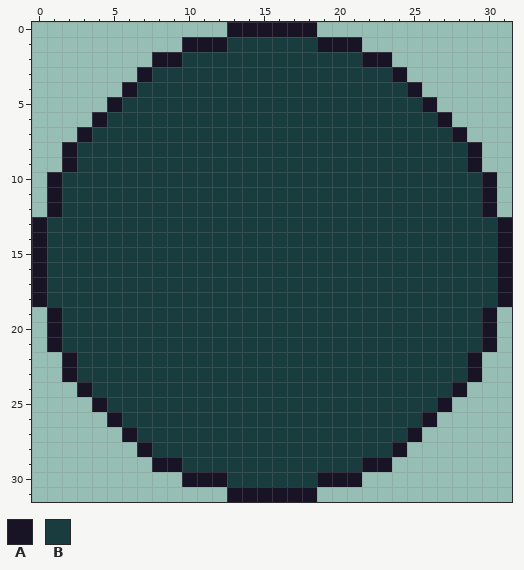
Pixel-art file -- Assets/Sprites/Donations/InputBackground.aseprite. The first picture shows the starting point.
32x32 pixels, 1 frame.
Palette (. is transparent): A #181425  B #193c3e
Pixels before, first column x 0:
 0 .............AAAAAA.............
 1 ..........AAABBBBBBAAA..........
 2 ........AABBBBBBBBBBBBAA........
 3 .......ABBBBBBBBBBBBBBBBA.......
 4 ......ABBBBBBBBBBBBBBBBBBA......
 5 .....ABBBBBBBBBBBBBBBBBBBBA.....
 6 ....ABBBBBBBBBBBBBBBBBBBBBBA....
 7 ...ABBBBBBBBBBBBBBBBBBBBBBBBA...
 8 ..ABBBBBBBBBBBBBBBBBBBBBBBBBBA..
 9 ..ABBBBBBBBBBBBBBBBBBBBBBBBBBA..
10 .ABBBBBBBBBBBBBBBBBBBBBBBBBBBBA.
11 .ABBBBBBBBBBBBBBBBBBBBBBBBBBBBA.
12 .ABBBBBBBBBBBBBBBBBBBBBBBBBBBBA.
13 ABBBBBBBBBBBBBBBBBBBBBBBBBBBBBBA
14 ABBBBBBBBBBBBBBBBBBBBBBBBBBBBBBA
15 ABBBBBBBBBBBBBBBBBBBBBBBBBBBBBBA
16 ABBBBBBBBBBBBBBBBBBBBBBBBBBBBBBA
17 ABBBBBBBBBBBBBBBBBBBBBBBBBBBBBBA
18 ABBBBBBBBBBBBBBBBBBBBBBBBBBBBBBA
19 .ABBBBBBBBBBBBBBBBBBBBBBBBBBBBA.
20 .ABBBBBBBBBBBBBBBBBBBBBBBBBBBBA.
21 .ABBBBBBBBBBBBBBBBBBBBBBBBBBBBA.
22 ..ABBBBBBBBBBBBBBBBBBBBBBBBBBA..
23 ..ABBBBBBBBBBBBBBBBBBBBBBBBBBA..
24 ...ABBBBBBBBBBBBBBBBBBBBBBBBA...
25 ....ABBBBBBBBBBBBBBBBBBBBBBA....
26 .....ABBBBBBBBBBBBBBBBBBBBA.....
27 ......ABBBBBBBBBBBBBBBBBBA......
28 .......ABBBBBBBBBBBBBBBBA.......
29 ........AABBBBBBBBBBBBAA........
30 ..........AAABBBBBBAAA..........
31 .............AAAAAA.............
Now the later version:
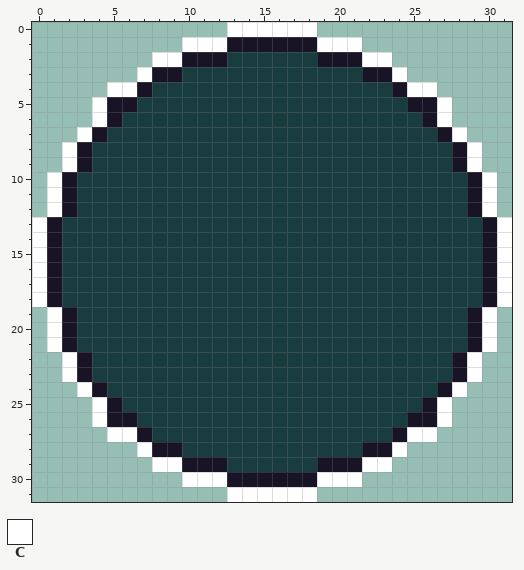
Colours new in this view: C #ffffff
The author wrote: better sprite and better spawning of the inputs
The exact change:
layer "Outline" added
Layers "Outline", "Layer 1":
y 0: x 13..18 AAAAAA -> CCCCCC
y 1: x 10..21 AAABBBBBBAAA -> CCCAAAAAACCC
y 2: x 8..12 AABBB -> CCAAA; x 19..23 BBBAA -> AAACC
y 3: x 7..9 ABB -> CAA; x 22..24 BBA -> AAC
y 4: x 5..7 .AB -> CCA; x 24..26 BA. -> ACC
y 5: x 4 . -> C; x 6 B -> A; x 25 B -> A; x 27 . -> C
y 6: x 4..5 AB -> CA; x 26..27 BA -> AC
y 7: x 3..4 AB -> CA; x 27..28 BA -> AC
y 8..9: x 2..3 AB -> CA; x 28..29 BA -> AC
y 10..12: x 1..2 AB -> CA; x 29..30 BA -> AC
y 13..18: x 0..1 AB -> CA; x 30..31 BA -> AC
y 19..21: x 1..2 AB -> CA; x 29..30 BA -> AC
y 22..23: x 2..3 AB -> CA; x 28..29 BA -> AC
y 24: x 3..4 AB -> CA; x 27..28 BA -> AC
y 25: x 4..5 AB -> CA; x 26..27 BA -> AC
y 26: x 4 . -> C; x 6 B -> A; x 25 B -> A; x 27 . -> C
y 27: x 5..7 .AB -> CCA; x 24..26 BA. -> ACC
y 28: x 7..9 ABB -> CAA; x 22..24 BBA -> AAC
y 29: x 8..12 AABBB -> CCAAA; x 19..23 BBBAA -> AAACC
y 30: x 10..21 AAABBBBBBAAA -> CCCAAAAAACCC
y 31: x 13..18 AAAAAA -> CCCCCC
Boxes around the changes in both pictures, in picture pixels (x1, y1, x2, y2):
changed: (32, 22, 512, 502)
